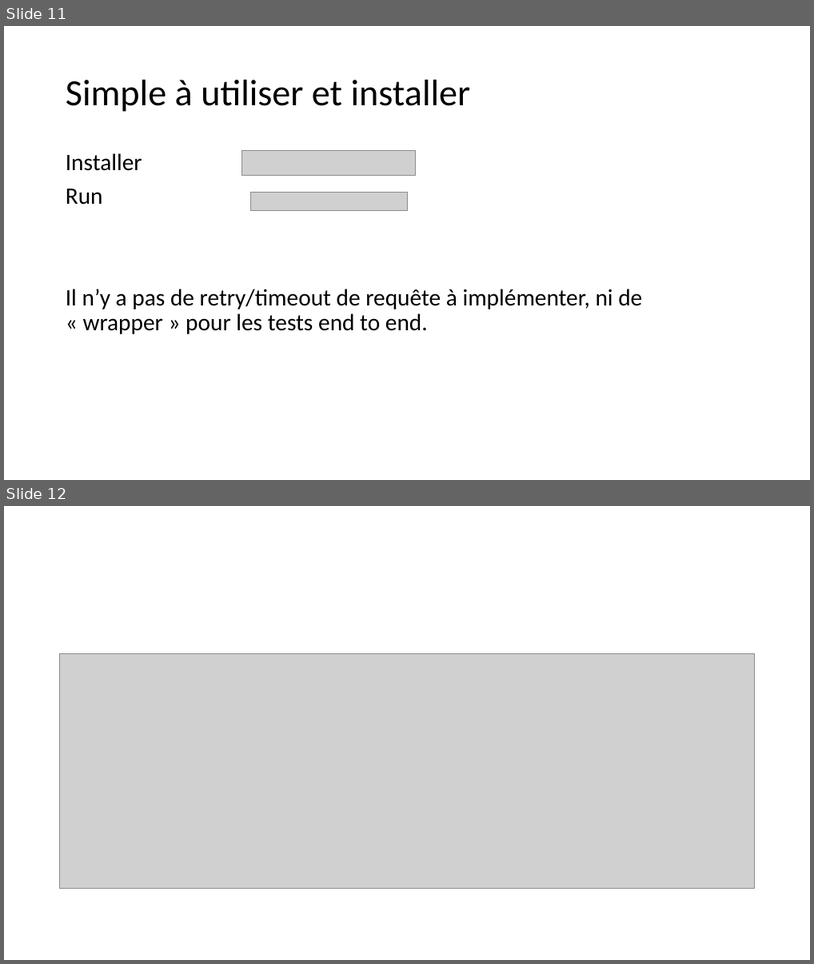
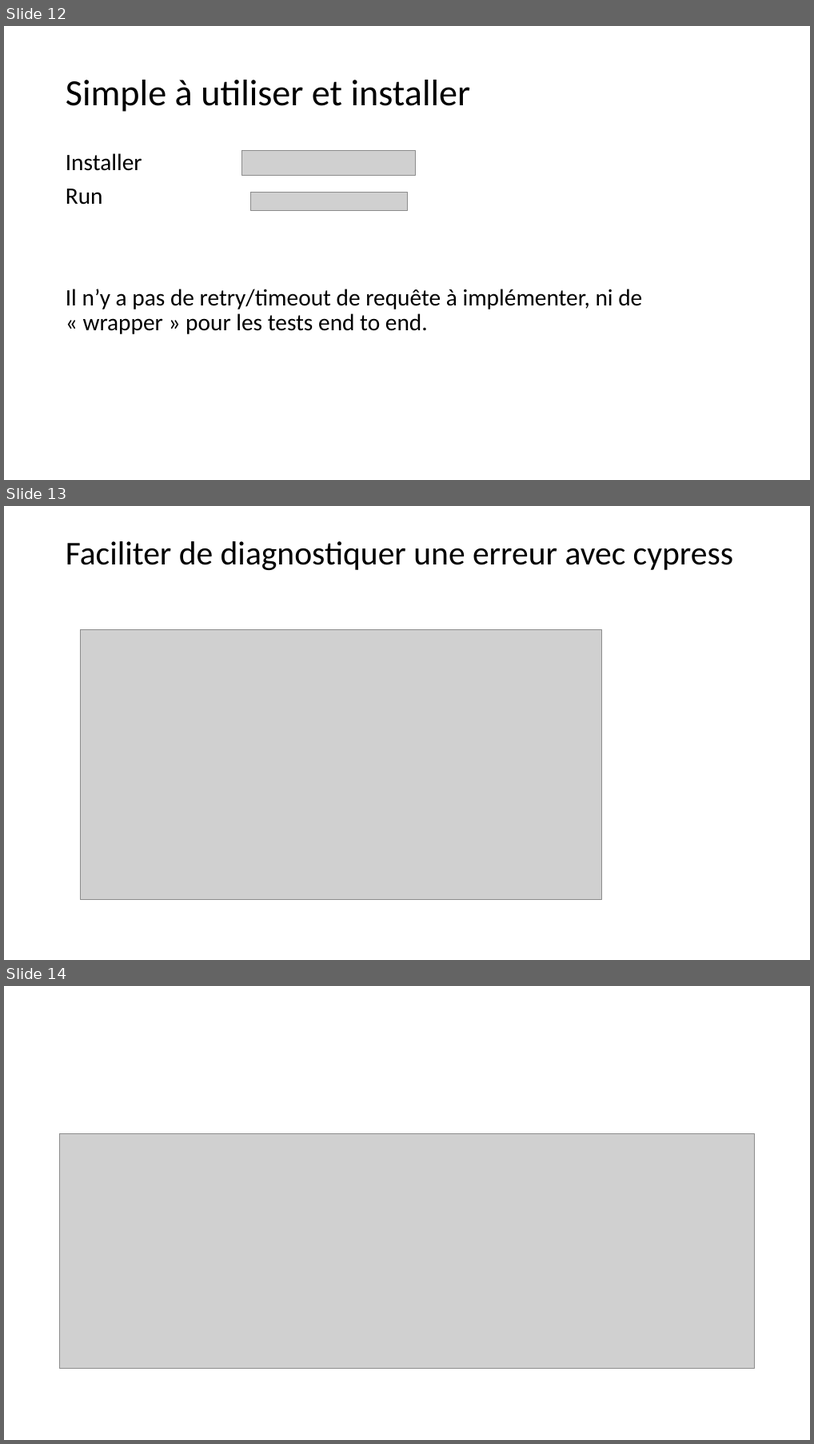
Before and after one commit to seblast312/cypress_youtube, a slide deck: Cypress.pptx. Shown one above the other, each under a label of ours: slides 11 and 12 before the commit, slides 12, 13 and 14 after it. The pictures are 814x964 and 814x1444 pixels, drawn with LibreOffice and Linux fonts; fonts in the diff are those of the drawing; grey boxes stand for pictures. Boxes give left, top, right and bottom in pixels: in the first picture for what was removed or moved away, otherwise in the second. Text is boxed around its words. In the diff, an @@ line names an element or a change of style, - is before the commit and + after.

```diff
--- a/Cypress.pptx
+++ b/Cypress.pptx
@@ slide 13 added at <box>4,506,810,960</box>, background #FFFFFF @@
@@ title added at <box>66,541,734,570</box>, 39.6 pt, text #000000 @@
+Faciliter de diagnostiquer une erreur avec cypress
@@ picture added at <box>81,629,602,900</box> @@
@@ what was slide 11 is now slide 12 @@
@@ what was slide 12 is now slide 14 @@
```
Also in this commit, not shown: 5 slides changed, 2 other slides added, 5 other files.
